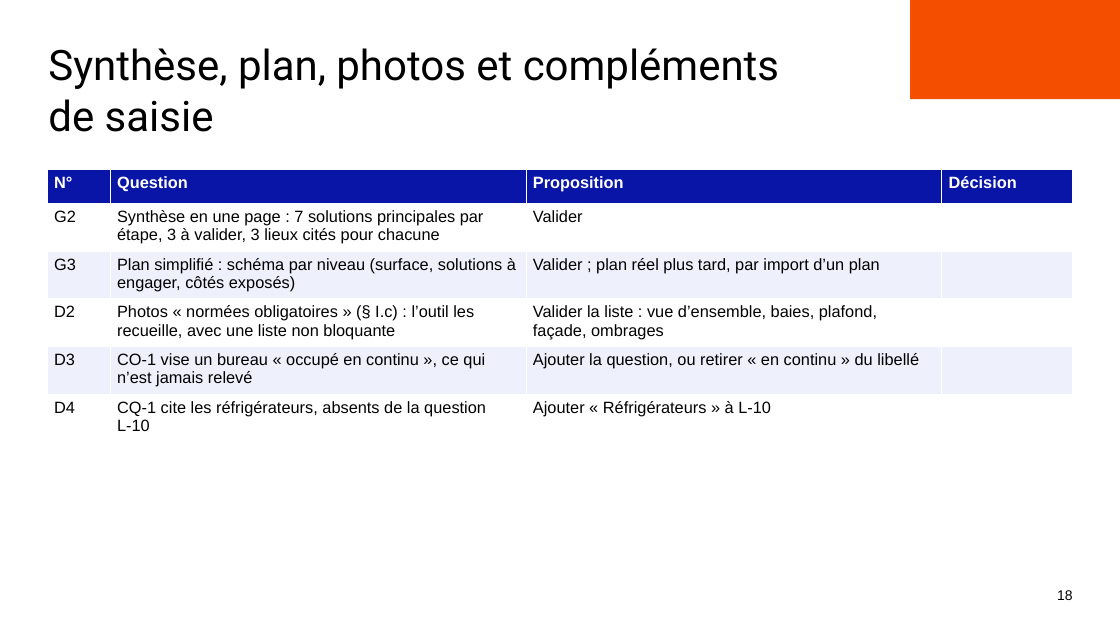
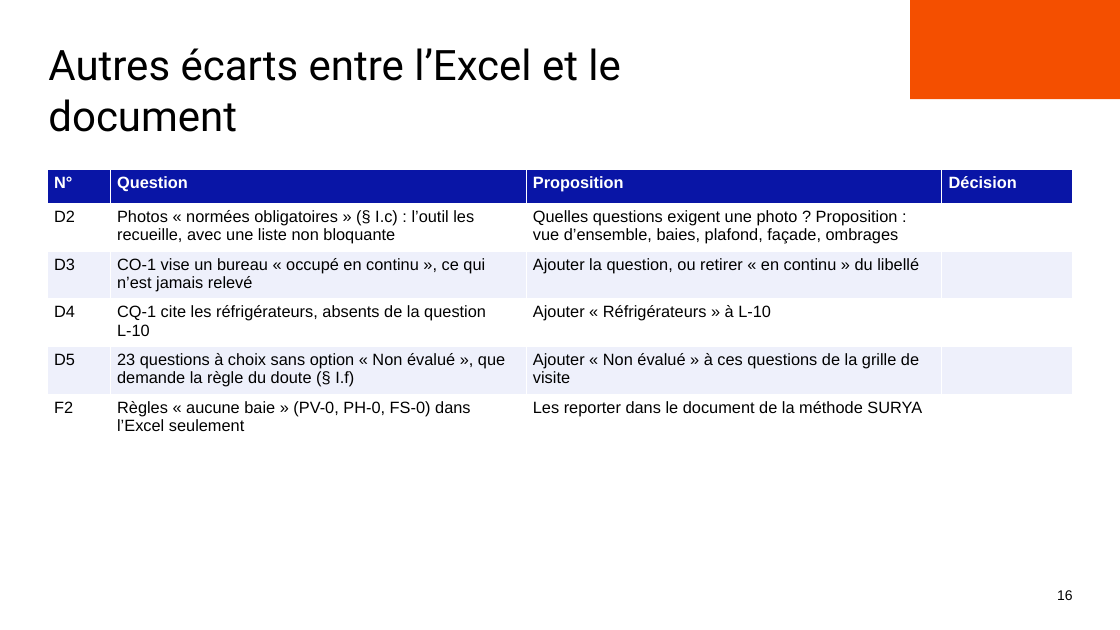
Before and after one commit to benjaminlallemand44/outilplancanicule_methodosurya, a slide deck: slide 16 of docs/presentation/Points_a_trancher_reunion.pptx (slide 18 before the commit). Drawn at 1120x630 pixels with LibreOffice and Linux fonts; fonts in the diff are those of the drawing; background and template pictures are left out. Boxes give left, top, right and bottom in pixels: in the first picture for what was removed or moved away, otherwise in the second. Text is boxed around its words. In the diff, an @@ line names an element or a change of style, - is before the commit and + after.

```diff
--- a/docs/presentation/Points_a_trancher_reunion.pptx
+++ b/docs/presentation/Points_a_trancher_reunion.pptx
@@ text at <box>48,48,620,132</box>: text changed @@
-Synthèse, plan, photos et compléments de saisie
+Autres écarts entre l’Excel et le document
@@ table at <box>47,170,1072,435</box> @@
-row 2: G2 | Synthèse en une page : 7 solutions principales par étape, 3 à valider, 3 lieux cités pour chacune | Valider | 
-row 3: G3 | Plan simplifié : schéma par niveau (surface, solutions à engager, côtés exposés) | Valider ; plan réel plus tard, par import d’un plan | 
-row 4: D2 | Photos « normées obligatoires » (§ I.c) : l’outil les recueille, avec une liste non bloquante | Valider la liste : vue d’ensemble, baies, plafond, façade, ombrages | 
+row 2: D2 | Photos « normées obligatoires » (§ I.c) : l’outil les recueille, avec une liste non bloquante | Quelles questions exigent une photo ? Proposition : vue d’ensemble, baies, plafond, façade, ombrages | 
+row 5: D5 | 23 questions à choix sans option « Non évalué », que demande la règle du doute (§ I.f) | Ajouter « Non évalué » à ces questions de la grille de visite | 
+row 6: F2 | Règles « aucune baie » (PV-0, PH-0, FS-0) dans l’Excel seulement | Les reporter dans le document de la méthode SURYA | 
```
Also in this commit, not shown: 8 other slides changed, 3 slides added, 1 other file.
